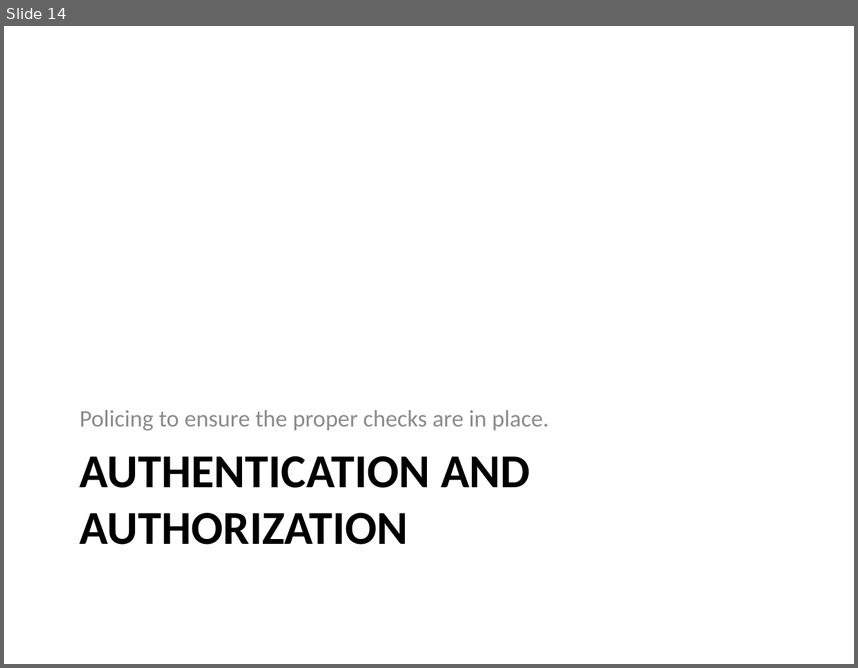
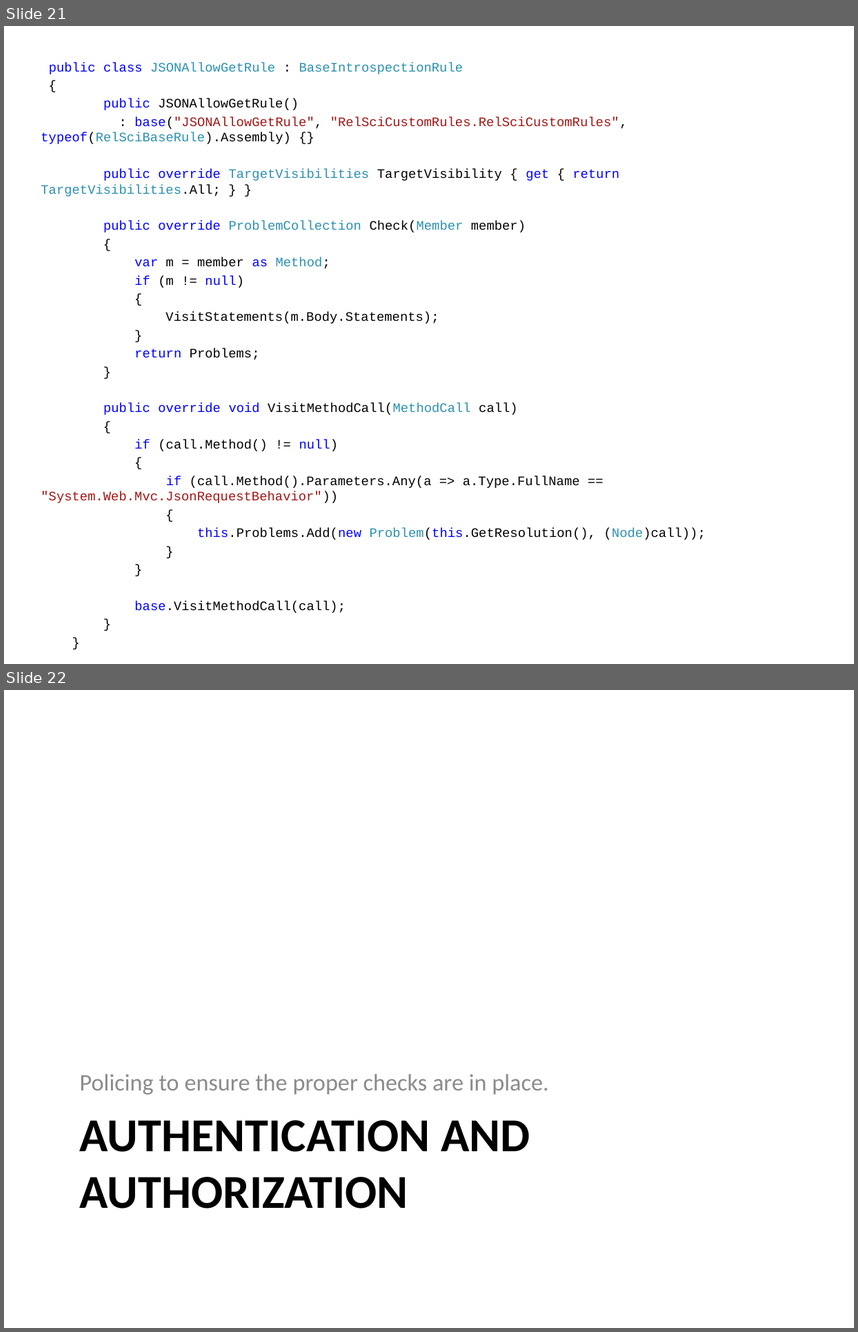
Before and after one commit to Chris-ScoutCorps/FxCop, a slide deck: FxCop.pptx. Shown one above the other, each under a label of ours: slide 14 before the commit, slides 21 and 22 after it. The pictures are 858x668 and 858x1332 pixels, drawn with LibreOffice and Linux fonts; fonts in the diff are those of the drawing. Boxes give left, top, right and bottom in pixels: in the first picture for what was removed or moved away, otherwise in the second. Text is boxed around its words. In the diff, an @@ line names an element or a change of style, - is before the commit and + after.

```diff
--- a/FxCop.pptx
+++ b/FxCop.pptx
@@ slide 21 added at (4, 26, 854, 664), background #FFFFFF @@
@@ text added at (41, 62, 706, 612), 11 pt, text #000000 @@
+public class JSONAllowGetRule : BaseIntrospectionRule
+{
+public JSONAllowGetRule()
+: base("JSONAllowGetRule", "RelSciCustomRules.RelSciCustomRules", typeof(RelSciBaseRule).Assembly) {}
+public override TargetVisibilities TargetVisibility { get { return TargetVisibilities.All; } }
+public override ProblemCollection Check(Member member)
+{
+var m = member as Method;
+if (m != null)
+{
+VisitStatements(m.Body.Statements);
+}
+return Problems;
+}
+public override void VisitMethodCall(MethodCall call)
+{
+if (call.Method() != null)
+{
+if (call.Method().Parameters.Any(a => a.Type.FullName == "System.Web.Mvc.JsonRequestBehavior"))
+{
+this.Problems.Add(new Problem(this.GetResolution(), (Node)call));
+}
+}
+base.VisitMethodCall(call);
+}
+}
@@ what was slide 14 is now slide 22 @@
```
Also in this commit, not shown: 4 slides changed, 21 other slides added.
